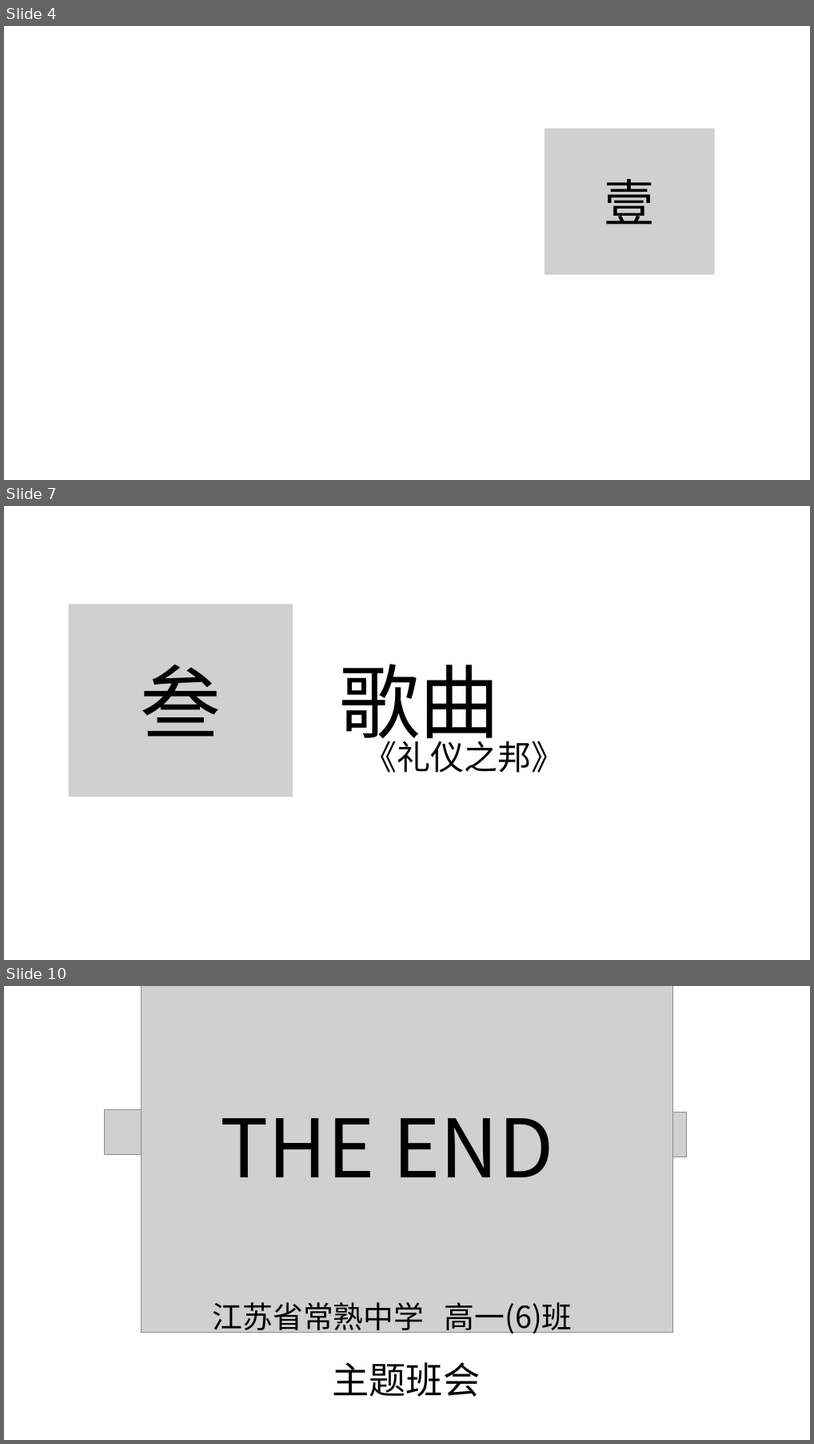
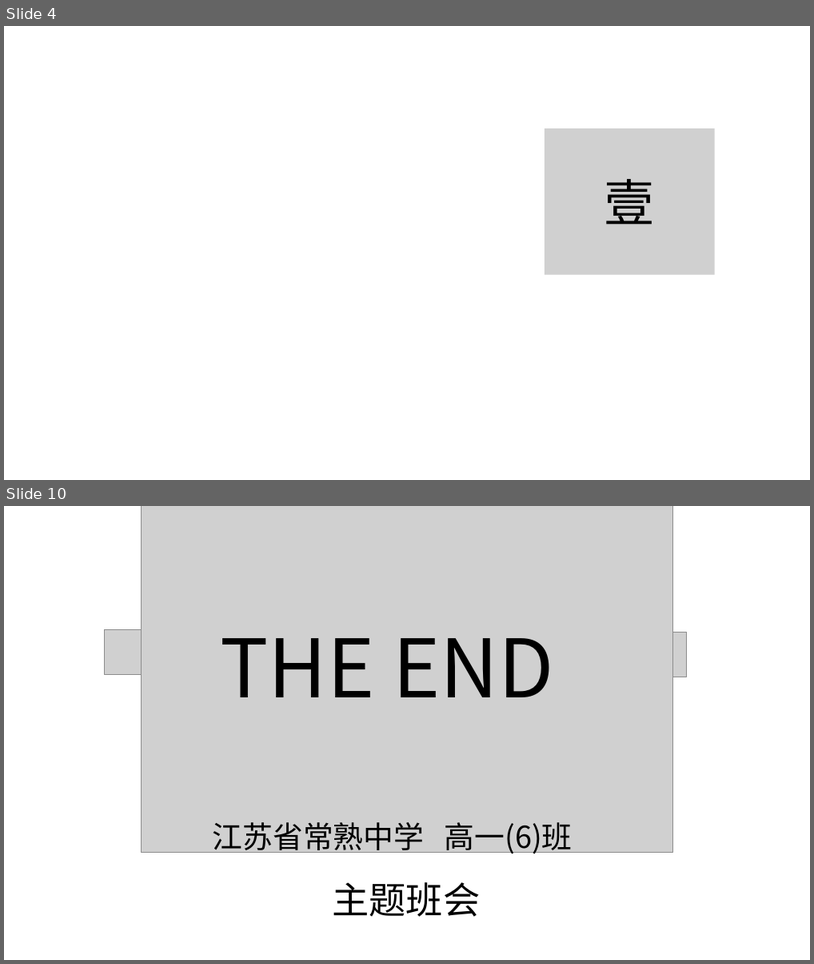
Before and after one commit to ymj3/ymj3.github.io, a slide deck: res/班会.pptx. Shown one above the other, each under a label of ours: slides 4, 7 and 10 before the commit, slides 4 and 10 after it; the slides between them are not shown. The pictures are 814x1444 and 814x964 pixels, drawn with LibreOffice and Linux fonts; fonts in the diff are those of the drawing; grey boxes stand for pictures; background and template pictures are left out. Boxes give left, top, right and bottom in pixels: in the first picture for what was removed or moved away, otherwise in the second. Text is boxed around its words. In the diff, an @@ line names an element or a change of style, - is before the commit and + after.

```diff
--- a/res/班会.pptx
+++ b/res/班会.pptx
@@ slide 7 removed at [4,506,810,960], background picture (left out) @@
@@ picture removed at [69,604,293,797] @@
-叁
@@ text removed at [339,664,501,752] @@
-歌曲
@@ text removed at [363,735,565,772] @@
-《礼仪之邦》
```
Also in this commit, not shown: 4 slides changed, 1 slide added.
